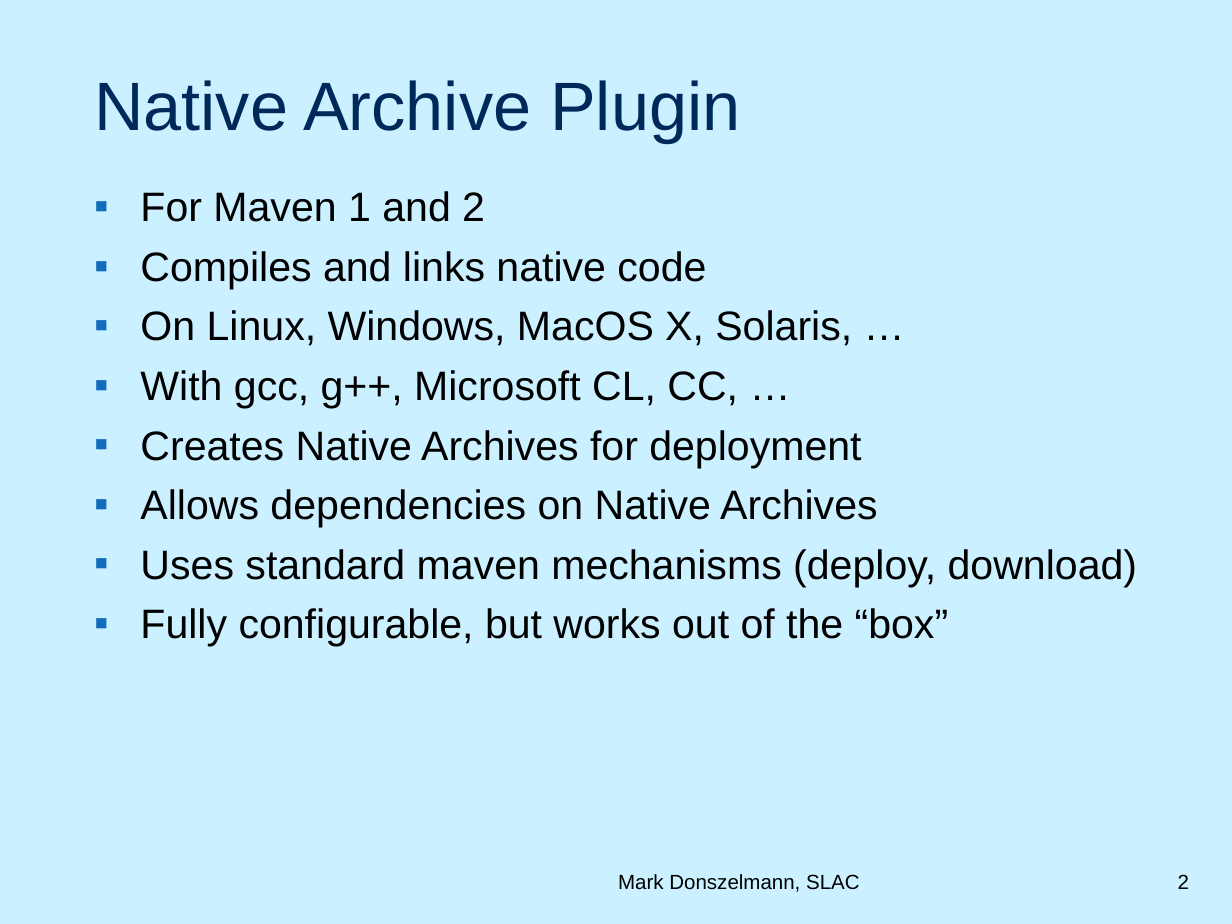
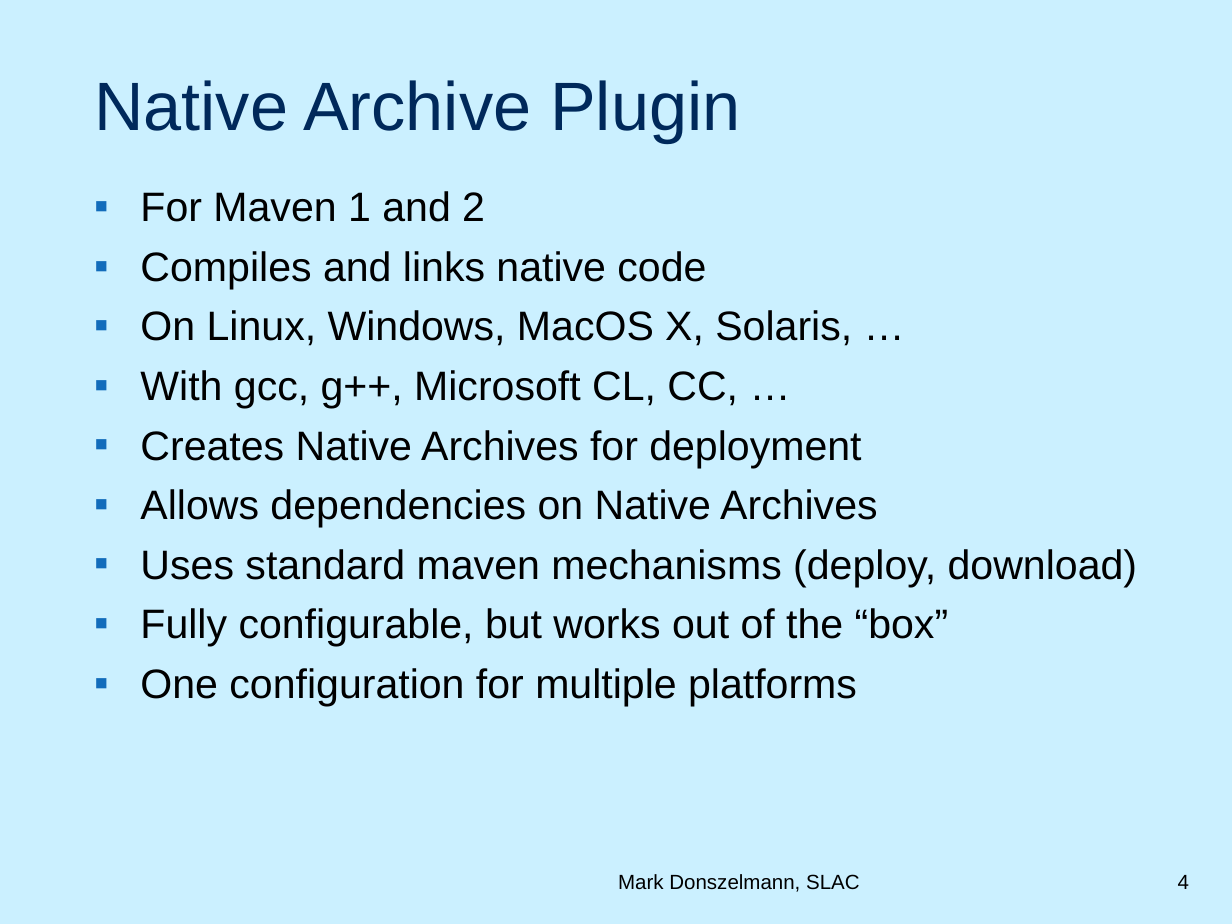
Before and after one commit to duns/freehep-nar-plugin, a slide deck: slide 4 of src/site/NARPlugin.ppt (slide 2 before the commit). Drawn at 1232x924 pixels with LibreOffice and Linux fonts; fonts in the diff are those of the drawing; background and template pictures are left out. Boxes give left, top, right and bottom in pixels: in the first picture for what was removed or moved away, otherwise in the second. Text is boxed around its words. In the diff, an @@ line names an element or a change of style, - is before the commit and + after.

```diff
--- a/src/site/NARPlugin.ppt
+++ b/src/site/NARPlugin.ppt
@@ text at (x1=140, y1=668, x2=857, y2=706): paragraph added @@
+▪ One configuration for multiple platforms
@@ page number at (x1=1178, y1=875, x2=1189, y2=889): text changed @@
-2
+4
```
Also in this commit, not shown: 10 other slides changed, 10 slides added, 1 other file.
